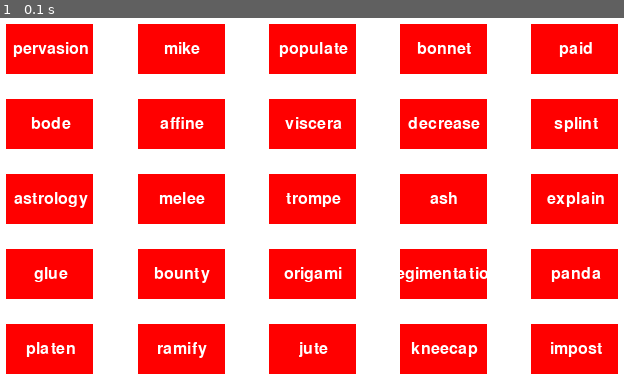
Above: before the commit, frame 1.
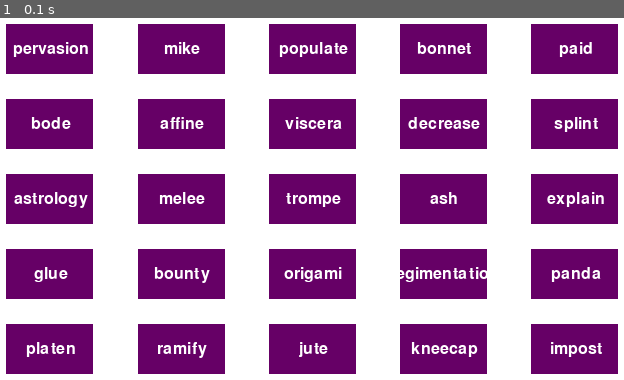
Above: after the commit, the same moment.

Repository: nitishlobo/aristotles_game
Game: pygame game, started from main.py
Same seed, same stepped clock (60 frames per second), same inputs: the game is played once before the commit and once after it.
Inputs:
- Up to frame 1 (0.1 s): no input

The runs differ from the first frame. In frame 1, 46% of the frame differs, in the area x 0-100%, y 1-99%.

Commit message:
Added new colours, also added a method to reveal the colour of the cell.

Diff:
--- a/colours.py
+++ b/colours.py
@@ -10,3 +10,5 @@
 #Other colours
 NAVY_BLUE = (53, 115, 255)
 ORANGE = (255, 165, 0)
+SILVER = (192, 192, 192)
+ROYAL_PURPLE = (102, 0, 102)
--- a/main.py
+++ b/main.py
@@ -20,27 +20,29 @@
     top -- pixel from the top of the screen for the top edge of the rectangular cell.
     width -- width of the rectanglular cell
     height -- height of the rectanglular cell
-    cell_colour -- initial cell colour
+    init_colour -- initial cell colour
     word -- game word of the cell
     team -- which team the word belongs too. 0 - netural, -1 - death word, 1 - team A, 2 - team B.
+    team_col -- colour of the team that the word in the cell belongs to.
     font_size = font size of the game word (default 24)
     cell_border -- border of the cell (default 0)
     '''
-    def __init__(self, surf, left, top, width, height, cell_colour, word, team, font_size=24, cell_border=0):
+    def __init__(self, surf, left, top, width, height, init_col, word, team, team_col, font_size=24, cell_border=0):
         self.surf = surf
         self.left = left
         self.top = top
         self.width = width
         self.height = height
-        self.cell_colour = cell_colour
+        self.init_col = init_col
         self.word = word
         self.team = team
+        self.team_col = team_col
         self.font_size = font_size
         self.cell_border = cell_border
 
     def draw_rect(self):
         '''Draw a shaded rectangle.'''
-        pygame.draw.rect(self.surf, self.cell_colour, \
+        pygame.draw.rect(self.surf, self.init_col, \
                         (self.left, self.top, self.width, self.height), self.cell_border)
         return
 
@@ -54,6 +56,33 @@
         self.surf.blit(tsurf, trect)
         pygame.display.update()
         return
+
+    def reveal_team(self):
+        '''Colour the cell with the colour of the team that the word belongs to.'''
+        pygame.draw.rect(self.surf, self.team_col, \
+                        (self.left, self.top, self.width, self.height), self.cell_border)
+        self.display_word()
+        return
+
+def get_indexes(amount, game_size, exclude=[None]):
+    '''Return a list of random indexes indicating the position of words.
+    For example, if amount of neutral words needed is 4 for a game size of 30,
+    then pass a list of indexes that have already been assigned for death words
+    so that these can be excluded.
+
+    Keyword arguments:
+    amount -- number of indexes required.
+    game_size -- total number of words in the game.
+    exclude -- list of forbidden indexes.
+    '''
+    seed(None)
+    indexes = []
+    for i in range(amount):
+        new_index = randint(0, game_size-1)
+        while (new_index in indexes) or (new_index in exclude):
+            new_index = randint(0, game_size-1)
+        indexes.append(new_index)
+    return indexes
 
 def file_len(fname):
     '''Return an int for the number of lines a specified file has.
@@ -93,6 +122,18 @@
     text_rect = text_surf.get_rect()
     text_rect.center = (x, y)
     return text_surf, text_rect
+
+def get_team_colour(team):
+    '''Returns the colour of a team.'''
+    #Death 'team'
+    if team == -1:
+        return colours.BLACK
+    elif team == 1:
+        return colours.PRIMARY_BLUE
+    elif team == 2:
+        return colours.PRIMARY_GREEN
+    #Neutral 'team'
+    return colours.SILVER
 
 def poll_for_exit():
     '''Runs an infinite loop waiting for user to exit pygame.'''
@@ -112,9 +153,12 @@
         for event in pygame.event.get():
             #Exit pygame display and python script
             if event.type == pygame.QUIT \
-                or ((event.type == pygame.KEYDOWN) and (event.key == pygame.K_ESCAPE)):
+            or ((event.type == pygame.KEYDOWN) and (event.key == pygame.K_ESCAPE)):
                 pygame.quit()
                 quit()
+
+            # if event.type == pygame.MOUSEBUTTONDOWN:
+                #TODO: IF PLAYER CLICKS ON CELL, THEN REVEAL THE CELL'S TEAM COLOUR.
 
         pygame.display.update()
     return
@@ -160,11 +204,21 @@
 
     #Use system clock to generate random numbers
     seed(None)
-    #Randomly assign words to 1 of 2 teams, then pick 1 death word and some neutral words
+    #Randomly assign each word to 1 of 2 teams
     teams = [randint(1, 2) for i in range(rows*cols)]
-    teams[randint(0, rows*cols-1)] = -1
-    #TODO: DETERMINE HOW MANY NEUTRAL WORDS ARE NEEDED
-    neutral_amount = rows*cols - 1
+    #Assign 2 words to death 'team' if game has more than 25 words.
+    if rows*cols > 25:
+        deaths = get_indexes(2, rows*cols)
+    else:
+        deaths = get_indexes(1, rows*cols)
+
+    for i in deaths:
+        teams[i] = -1
+
+    #Assign words to neutral 'team'
+    neutrals = get_indexes(int(((rows*cols)/5) - len(deaths)), rows*cols, deaths)
+    for i in neutrals:
+        teams[i] = 0
 
     cell_list = []
     for i in range(rows):
@@ -175,9 +229,14 @@
 
             #Generate a cell and display the game words
             cell_list.append(Cell(game_display, margin_w + cell_w*j + gap_w*j, \
-                margin_h + cell_h*i + gap_h*i, cell_w, cell_h, colours.PRIMARY_RED, w, teams[0]))
+                margin_h + cell_h*i + gap_h*i, cell_w, cell_h, \
+                colours.ROYAL_PURPLE, w, \
+                teams[i*cols + j], get_team_colour(teams[i*cols + j])))
             cell_list[-1].draw_rect()
             cell_list[-1].display_word()
 
+    # for i in range(rows*cols):
+        # cell_list[i].reveal_team()
+
     #Run the game
     game_loop()
